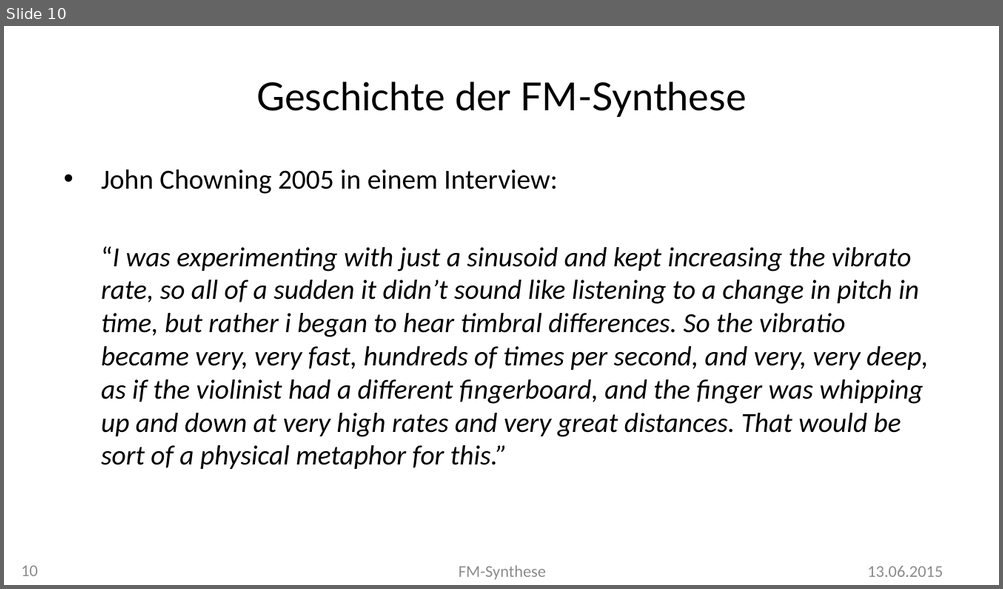
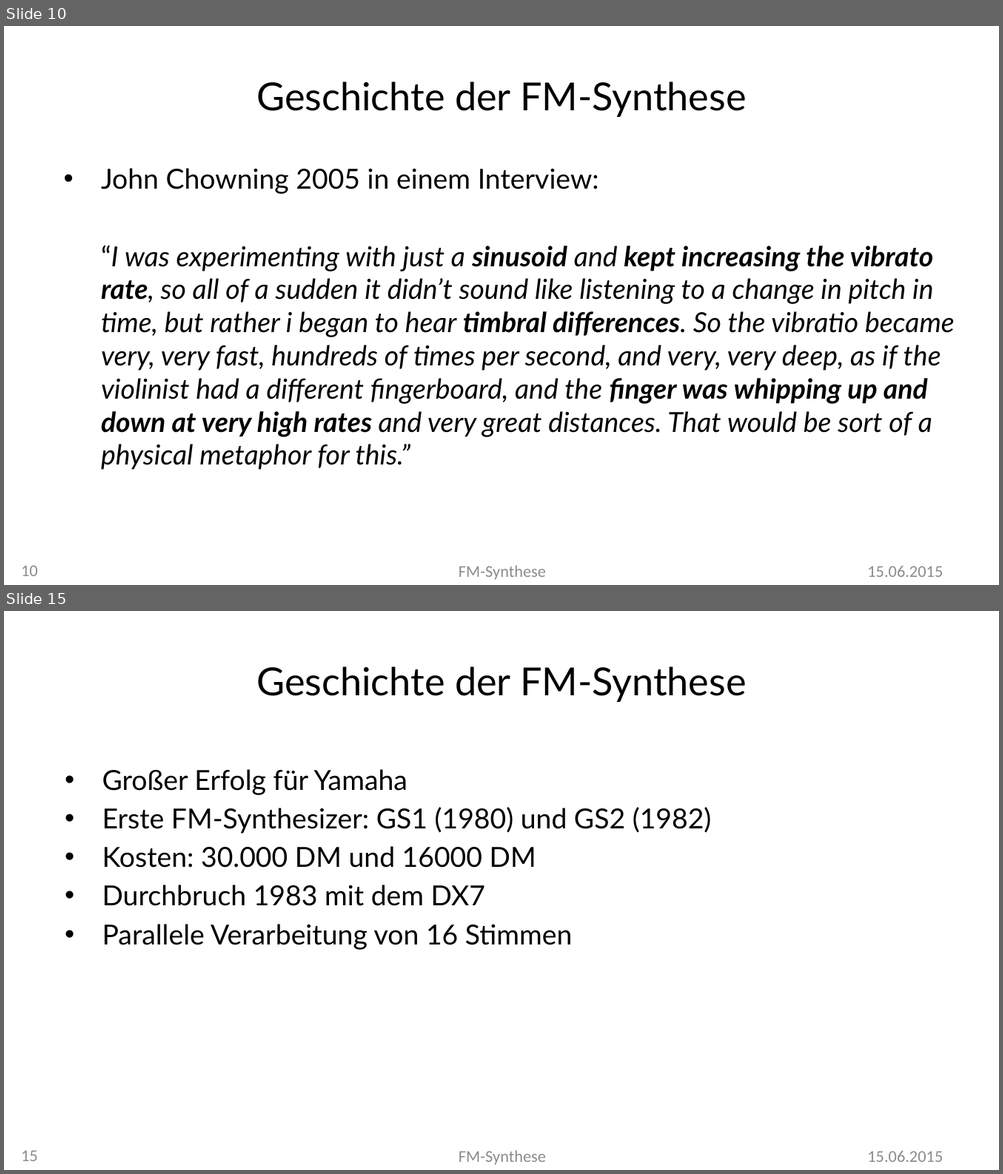
Before and after one commit to MBulli/VSeminar, a slide deck: Praesentation/FMSynthese-Julius.pptx. Shown one above the other, each under a label of ours: slide 10 before the commit, slides 10 and 15 after it; the slides between them are not shown. The pictures are 1003x589 and 1003x1174 pixels, drawn with LibreOffice and Linux fonts; fonts in the diff are those of the drawing; background and template pictures are left out. Boxes give left, top, right and bottom in pixels: in the first picture for what was removed or moved away, otherwise in the second. Text is boxed around its words. In the diff, an @@ line names an element or a change of style, - is before the commit and + after.

```diff
--- a/Praesentation/FMSynthese-Julius.pptx
+++ b/Praesentation/FMSynthese-Julius.pptx
@@ slide 15 added at [4,611,999,1170], background #FFFFFF @@
@@ title added at [256,667,746,702], 28 pt, text #000000 @@
+Geschichte der FM-Synthese
@@ text added at [102,769,711,950], 20 pt, text #000000 @@
+• Großer Erfolg für Yamaha
+• Erste FM-Synthesizer: GS1 (1980) und GS2 (1982)
+• Kosten: 30.000 DM und 16000 DM
+• Durchbruch 1983 mit dem DX7
+• Parallele Verarbeitung von 16 Stimmen
@@ page number added at [21,1150,38,1162], 12 pt, text #8C8C8C @@
+15
@@ text added at [458,1150,546,1165], 12 pt, text #8C8C8C @@
+FM-Synthese
@@ text added at [867,1151,942,1162], 12 pt, text #8C8C8C @@
+15.06.2015
@@ slide 10 changed as well @@
@@ text "John Chowning 2005 in einem ..." at [101,168,954,470]: font Calibri to Lato; bold on in "sinusoid kept increasing the vibrato rate, timbral ..." @@
@@ text at [867,566,942,577]: text changed @@
-13.06.2015
+15.06.2015
```
Also in this commit, not shown: 10 other slides changed, 11 other slides added, 1 other file.
